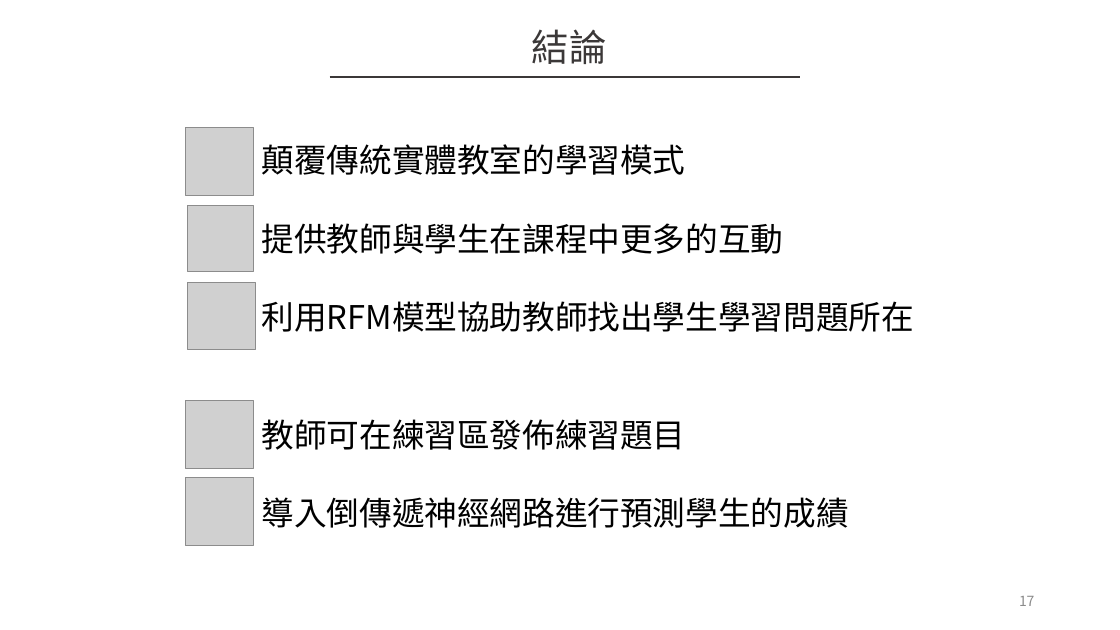
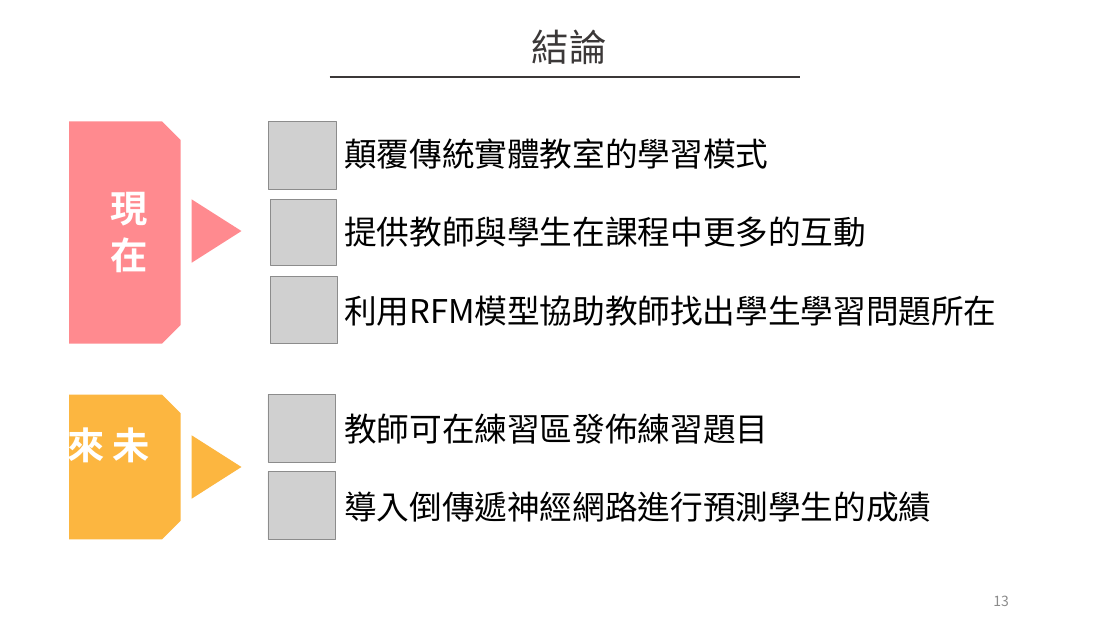
Before and after one commit to den19980107/nkust-online-study, a slide deck: slide 13 of i-Coding.pptx (slide 17 before the commit). Drawn at 1120x630 pixels with LibreOffice and Linux fonts; fonts in the diff are those of the drawing; grey boxes stand for pictures; background and template pictures are left out. Boxes give left, top, right and bottom in pixels: in the first picture for what was removed or moved away, otherwise in the second. Text is boxed around its words. In the diff, an @@ line names an element or a change of style, - is before the commit and + after.

```diff
--- a/i-Coding.pptx
+++ b/i-Coding.pptx
@@ snip same rect added at (69, 122, 181, 344), fill #FF5B62 at 71% opacity @@
@@ text added at (111, 192, 148, 272), 32 pt, text #FFFFFF, bold @@
+現 在
@@ triangle added at (192, 199, 241, 262), fill #FF5B62 at 71% opacity @@
@@ picture: place and size @@
-picture at (187, 206, 253, 271)
+picture at (271, 199, 336, 265)
@@ picture: place and size @@
-picture at (187, 282, 255, 350)
+picture at (271, 276, 339, 344)
@@ snip same rect added at (68, 395, 180, 540), fill #FCB640 @@
@@ text added at (112, 427, 149, 463), 32 pt, text #FFFFFF, bold @@
+未 來
@@ triangle added at (192, 435, 241, 498), fill #FCB640 @@
@@ 3 pictures, 1 text: place and size @@
-3 pictures, 1 text at (186, 128, 914, 546)
+3 pictures, 1 text at (268, 122, 996, 540)
@@ page number at (993, 595, 1009, 606): text changed @@
-17
+13
```
Also in this commit, not shown: 5 other slides changed, 1 slide added.
